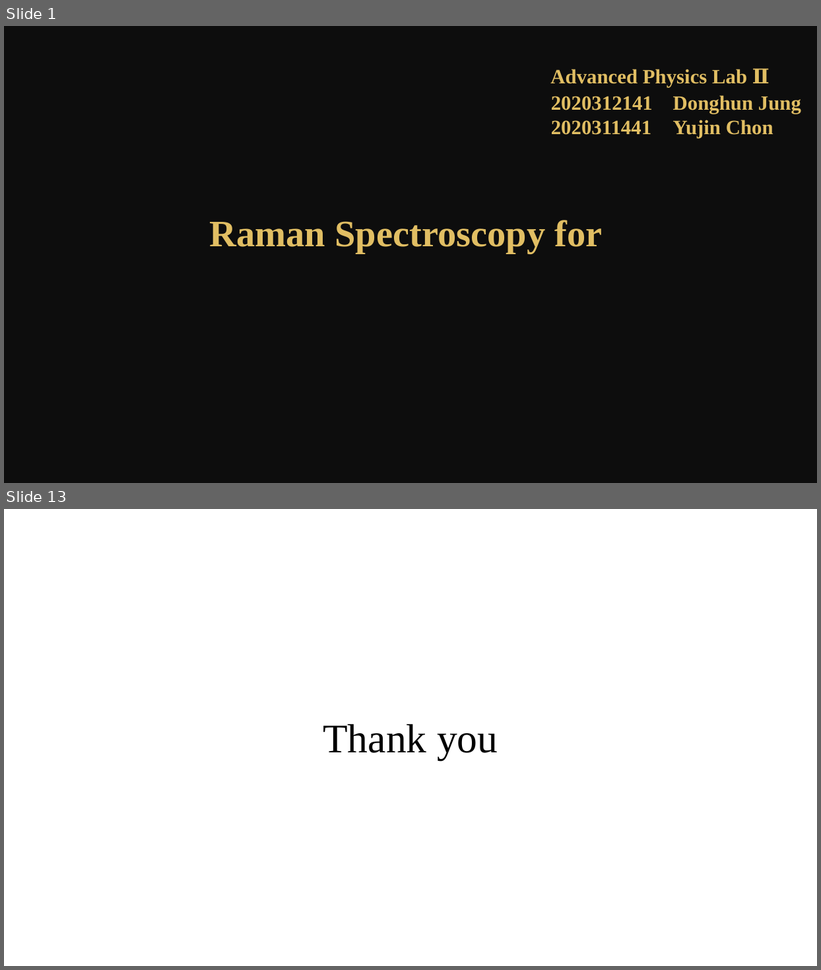
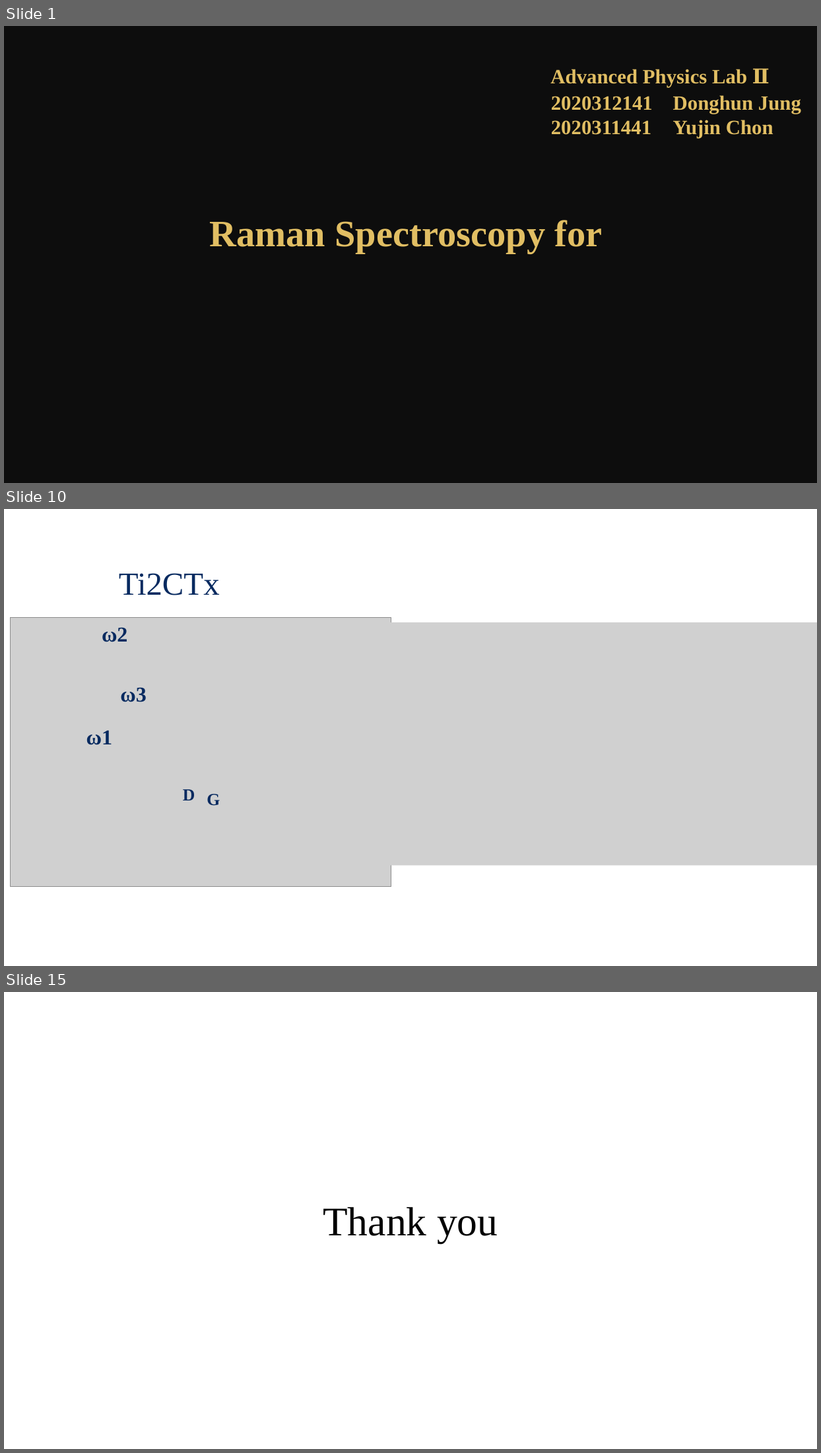
Before and after one commit to Waterbird20/APL2, a slide deck: Raman_Final Presentation.pptx. Shown one above the other, each under a label of ours: slides 1 and 13 before the commit, slides 1, 10 and 15 after it; the slides between them are not shown. The pictures are 821x970 and 821x1453 pixels, drawn with LibreOffice and Linux fonts; fonts in the diff are those of the drawing; grey boxes stand for pictures; background and template pictures are left out; a plain dark background stands for a picture behind light text. Boxes give left, top, right and bottom in pixels: in the first picture for what was removed or moved away, otherwise in the second. Text is boxed around its words. In the diff, an @@ line names an element or a change of style, - is before the commit and + after.

```diff
--- a/Raman_Final Presentation.pptx
+++ b/Raman_Final Presentation.pptx
@@ slide 10 added at <box>4,509,817,966</box>, background picture (left out) @@
@@ text added at <box>119,573,220,595</box>, 38 pt, text #072A60 @@
+Ti2CTx
@@ picture added at <box>384,623,817,866</box> @@
@@ group added at <box>11,618,391,887</box>: 5 texts, 1 picture @@
+ω3
+ω2
+ω1
+D
+G
@@ what was slide 13 is now slide 15 @@
```
Also in this commit, not shown: 9 slides changed, 3 other slides added, 2 slides removed, 2 other files.
